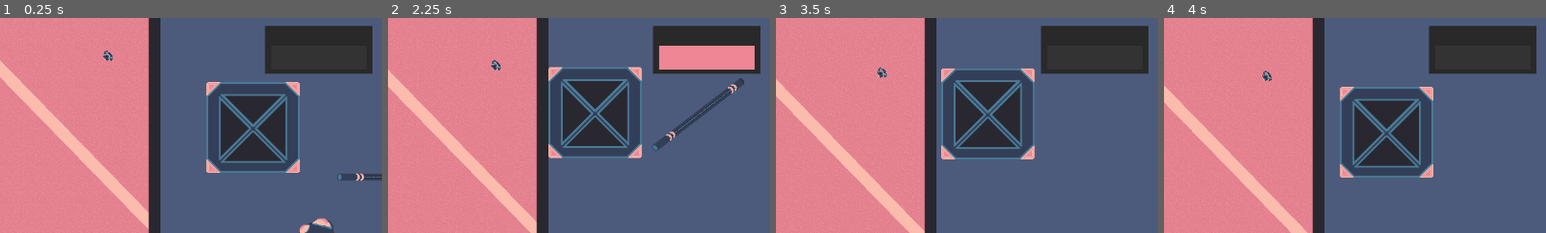
Above: before the commit, frames 1-4 (left to right).
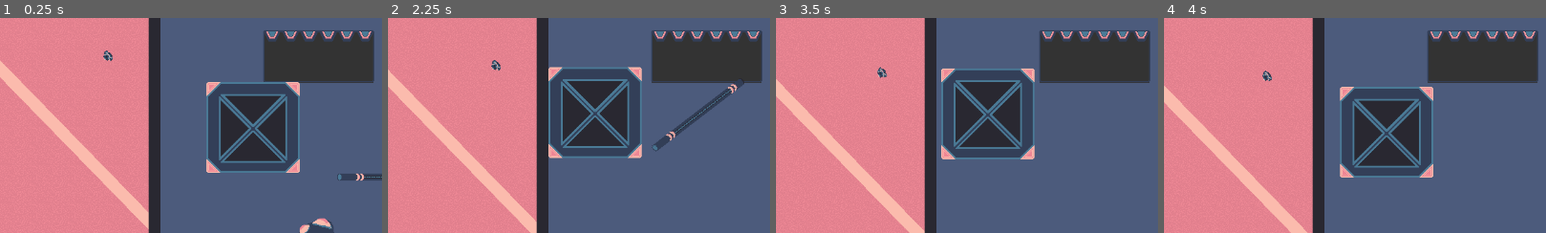
Above: after the commit, the same moments.

Repository: AstralStew/ProjectThornbury
Game: Godot game, scene res://Scenes/level.tscn
Same seed, same stepped clock (60 frames per second), same inputs: the game is played once before the commit and once after it.
Inputs (mouse positions are % of the whole screen's width and height, from its top left):
- Up to frame 1 (0.25 s): no input
- Up to frame 2 (2.25 s): drag from (68, 40) to (49, 23) at 0.52 s; drag from (87, 54) to (49, 23) at 1.27 s; move the mouse to (77, 69) at 2.02 s; hold D (MoveRight) from 2.03 s (still down); hold Space (OpenChute) from 2.03 s (still down); click (77, 69) at 2.17 s
- Up to frame 3 (3.5 s): tap Shift (Boost) at 2.3 s; release D (MoveRight) at 2.75 s; release Space (OpenChute) at 2.75 s; drag from (45, 70) to (32, 26) at 2.77 s
- Up to frame 4 (4 s): move the mouse to (80, 65) at 3.52 s; hold A (MoveLeft) from 3.53 s (still down); hold Shift (Boost) from 3.53 s (still down); click (80, 65) at 3.67 s
The pictures show only the part of the screen within x 35-85%, y 14-64%; the shares and areas given below are measured in that part.

The runs differ from the first frame. In frame 1, 3.2% of the frame differs, in the area x 69-98%, y 3-31%; in frame 2, 5.9%; in frame 3, 3.2%; in frame 4, 3.2%.
Error after the commit: Invalid access to property or key 'SET' on a base object of type 'Tween'. (res://Scripts/Chute.gd:16)

Commit message:
Chute gfx second pass

Diff:
--- a/Scenes/InventoryPrefabs/inventory.tscn
+++ b/Scenes/InventoryPrefabs/inventory.tscn
@@ -7,6 +7,7 @@
 [ext_resource type="Script" uid="uid://de381ep43a5bi" path="res://Scripts/Chute.gd" id="3_k1vlg"]
 [ext_resource type="PackedScene" uid="uid://be2frk3ryyebk" path="res://Scenes/InventoryPrefabs/item_pipe.tscn" id="4_aco8w"]
 [ext_resource type="Script" uid="uid://dw1ch6u6ctwe8" path="res://Scripts/damage_texture.gd" id="5_aco8w"]
+[ext_resource type="Texture2D" uid="uid://c8uceqq350won" path="res://Assets/Images/Hanger/HangerDoor_Frame.png" id="7_toeaj"]
 
 [sub_resource type="Gradient" id="Gradient_03ybr"]
 interpolation_mode = 2
@@ -144,7 +145,43 @@
 position = Vector2(0, 5.5)
 shape = SubResource("RectangleShape2D_0n8tc")
 
+[node name="HangerDoorFrame" type="Sprite2D" parent="SubViewportContainer/SubViewport/Chute" unique_id=1122355408]
+position = Vector2(0, 3)
+texture = ExtResource("7_toeaj")
+
+[node name="Outside" type="ColorRect" parent="SubViewportContainer/SubViewport/Chute/HangerDoorFrame" unique_id=2032913877]
+show_behind_parent = true
+anchors_preset = 15
+anchor_right = 1.0
+anchor_bottom = 1.0
+offset_left = -92.0
+offset_top = -42.0
+offset_right = -98.0
+offset_bottom = -48.0
+grow_horizontal = 2
+grow_vertical = 2
+pivot_offset_ratio = Vector2(0.5, 0.5)
+mouse_filter = 2
+color = Color(0.93333334, 0.5254902, 0.58431375, 1)
+
+[node name="Chute" type="ColorRect" parent="SubViewportContainer/SubViewport/Chute/HangerDoorFrame" unique_id=1497257672]
+show_behind_parent = true
+anchors_preset = 12
+anchor_top = 1.0
+anchor_right = 1.0
+anchor_bottom = 1.0
+offset_left = -92.0
+offset_top = -132.0
+offset_right = -98.0
+offset_bottom = -45.0
+grow_horizontal = 2
+grow_vertical = 0
+pivot_offset_ratio = Vector2(0.5, 1)
+mouse_filter = 2
+color = Color(0.2, 0.2, 0.2, 1)
+
 [node name="Border" type="ColorRect" parent="SubViewportContainer/SubViewport/Chute" unique_id=1482982605]
+visible = false
 anchors_preset = 15
 anchor_right = 1.0
 anchor_bottom = 1.0
@@ -157,20 +194,6 @@
 pivot_offset_ratio = Vector2(0.5, 0.5)
 mouse_filter = 2
 color = Color(0.16, 0.16, 0.16, 1)
-
-[node name="Chute" type="ColorRect" parent="SubViewportContainer/SubViewport/Chute" unique_id=1497257672]
-anchors_preset = 15
-anchor_right = 1.0
-anchor_bottom = 1.0
-offset_left = -80.0
-offset_top = -14.0
-offset_right = 80.0
-offset_bottom = 26.0
-grow_horizontal = 2
-grow_vertical = 2
-pivot_offset_ratio = Vector2(0.5, 0.5)
-mouse_filter = 2
-color = Color(0.2, 0.2, 0.2, 1)
 
 [node name="BootArea" type="Area2D" parent="SubViewportContainer/SubViewport" unique_id=1927072519]
 position = Vector2(270, 340)
--- a/Scripts/Chute.gd
+++ b/Scripts/Chute.gd
@@ -2,18 +2,25 @@
 const DEBUG_NAME = "[b][Chute][/b] "
 static var instance : Chute = null
 
-@onready var chute_gfx : ColorRect = $Chute
+@onready var chute_gfx : ColorRect = $HangerDoorFrame/Chute
 
 var _open := false
 
 func _enter_tree() -> void:
 	instance = self
 
+var _tween : Tween
 func open() -> void:
-	chute_gfx.color = Color(0.933, 0.525, 0.584)
+	#chute_gfx.color = Color(0.933, 0.525, 0.584)
+	if _tween: _tween.kill()
+	_tween = create_tween().set_ease(Tween.EASE_IN_OUT).set_trans(Tween.TRANS_QUAD).SET
+	_tween.tween_property(chute_gfx,"scale",Vector2(1,0),0.25)
 
 func close() -> void:
-	chute_gfx.color = Color(0.2, 0.2, 0.2)
+	#chute_gfx.color = Color(0.2, 0.2, 0.2)
+	if _tween: _tween.kill()
+	_tween = create_tween().set_ease(Tween.EASE_IN_OUT).set_trans(Tween.TRANS_QUAD)
+	_tween.tween_property(chute_gfx,"scale",Vector2.ONE,0.25)
 
 func _physics_process(delta: float) -> void:
 	if InventoryManager.chute_open:
--- a/Scripts/GameConfig.gd
+++ b/Scripts/GameConfig.gd
@@ -1,23 +1,37 @@
 class_name GameConfig extends Resource
 
-@export_category("SHIP STATS")
+@export_category("PLAYER SHIP")
 
+@export_group("STATS")
+## How many hits the ship can take before its game over (pinky default = 10)
 @export var SHIP_MAX_HEALTH : int = 10
+## The minimum velocity the player is travelling before taking damage from hitting an obstacles (pinky default = 65)
 @export var SHIP_MINIMUM_BOUNCE_SPEED : float = 65
 
-@export_category("SHIP TURNING CONTROLS")
+@export_group("TURNING CONTROLS")
 
+## The maximum rotation speed the ship can take at (pinky default = 30)
 @export var SHIP_ROTATION_SPEED : float = 30.0
+## How quickly the target rotation changes as you hold the left/right button down (pinky default = 50)
 @export var SHIP_ROTATION_CHANGE_RATE : float = 50.0
+## How quickly the target rotation changes while boosting as you hold the left/right button down (pinky default = 50)
 @export var SHIP_BOOST_ROTATION_CHANGE_RATE : float = 100.0
+## How quickly the ship rotates towards the target rotation (pinky default = 0.05)
 @export var SHIP_ROTATION_ACCELERATION : float = 0.05
 
-@export_category("SHIP SPEED CONTROLS")
+@export_group("SPEED CONTROLS")
 
+## The maximum speed the ship moves when holding Up (pinky default = 100)
 @export var SHIP_FORWARD_SPEED : float = 100.0
+## How quickly the speed transitions to the max speed as you hold Forward (pinky default = 100)
 @export var SHIP_FORWARD_CHANGE_RATE : float = 100.0
+## The minimum speed the ship moves when holding Back (pinky default = 10)
 @export var SHIP_BACK_SPEED : float = 10.0
+## How quickly the speed transitions to the min speed as you hold Back (pinky default = 100)
 @export var SHIP_BACK_CHANGE_RATE : float = 100.0
+## How quickly the target speed transitions to min speed when holding nothing (pinky default = 30)
 @export var SHIP_NEUTRAL_CHANGE_RATE : float = 30.0
+## The speed the ship moves when holding Boost (pinky default = 200)
 @export var SHIP_BOOST_SPEED : float = 200.0
+## How quickly the target speed transitions as you hold Boost (pinky default = 100)
 @export var SHIP_BOOST_CHANGE_RATE : float = 100.0
Not shown: 1 places in Configs/game_config_pinky.tres that only renumber resources
